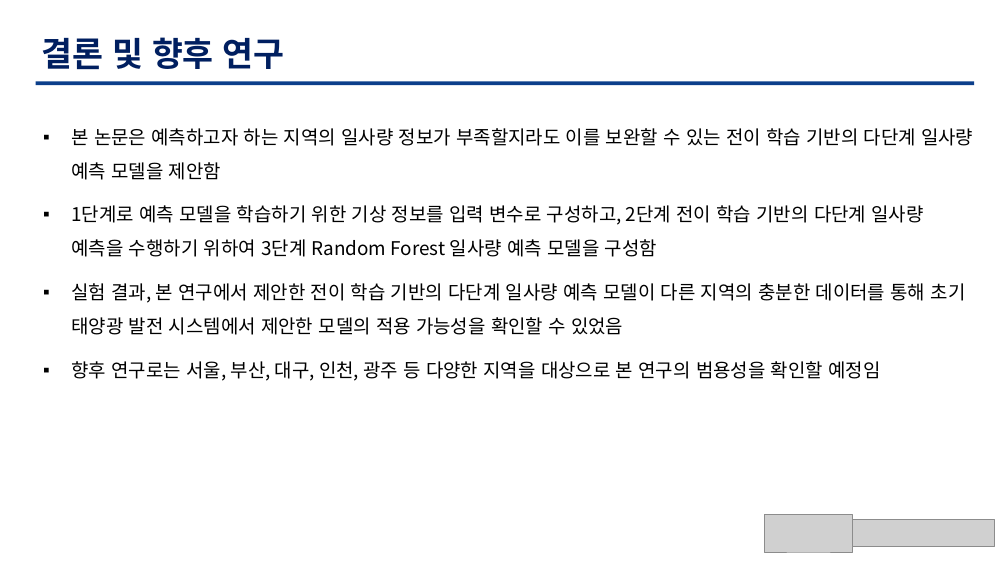
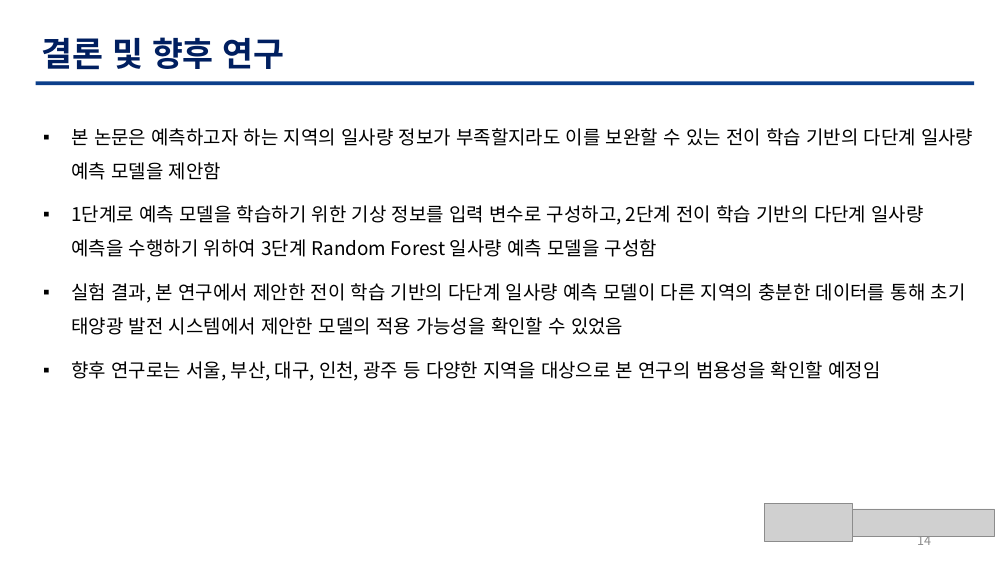
Before and after one commit to TaegyuHan/Solar_radiation_prediction_model, a slide deck: slide 14 of KICS_PT/[KICS] 모델 poster.pptx. Drawn at 1008x567 pixels with LibreOffice and Linux fonts; fonts in the diff are those of the drawing; grey boxes stand for pictures. Boxes give left, top, right and bottom in pixels: in the first picture for what was removed or moved away, otherwise in the second. Text is boxed around its words. In the diff, an @@ line names an element or a change of style, - is before the commit and + after.

```diff
--- a/KICS_PT/[KICS] 모델 poster.pptx
+++ b/KICS_PT/[KICS] 모델 poster.pptx
@@ picture: place and size @@
-picture at (765, 514, 853, 552)
+picture at (765, 504, 853, 541)
@@ picture: place and size @@
-picture at (852, 520, 994, 547)
+picture at (852, 509, 994, 536)
@@ page number added at (917, 536, 931, 545), 12 pt, text #8C8C8C @@
+14
```
Also in this commit, not shown: 14 other slides changed.
